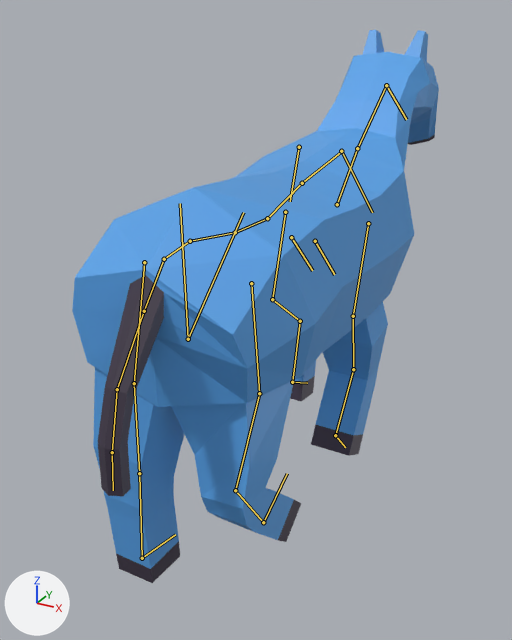
Renders of the Blender file assets/models/player.blend from each side of a commit.
Camera for both pictures: a 50 mm lens placed at (0.755, -1.46, 0.54), pointed at (-0.099, 0.091, -0.236). The axes (+X, +Y, +Z) are drawn at lower left. The lights are the same throughout. Both versions are drawn at frame 1 of the action 'run.001'; the numbers are the values there. The bones that bend it are drawn over the model as lines.

Names of what the first picture shows: 'Player'.
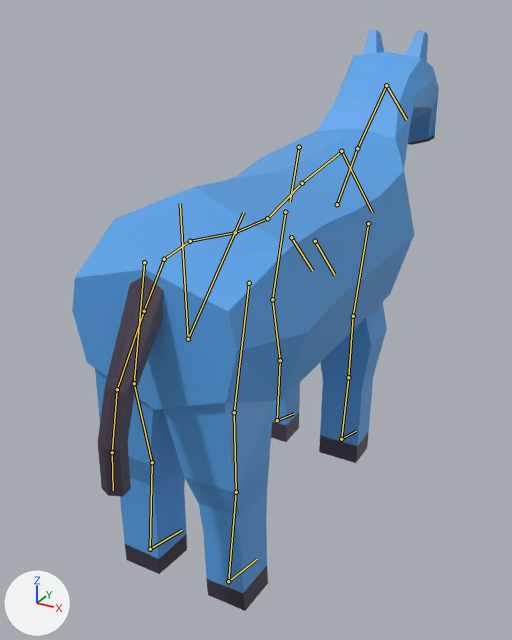
The change in detail:
Bone 'front_shin.L' (bone_front_shin_l) turns from (-44, 3, 1) to (0, 0, 0) degrees about its own x, y and z.
Bone 'front_foot.L' (bone_front_foot_l) turns from (53, -1, 0) to (0, 0, 0) degrees about its own x, y and z.
Bone 'front_shin.R' (bone_front_shin_r) turns from (-11, -1, 0) to (0, 0, 0) degrees about its own x, y and z.
Bone 'front_foot.R' (bone_front_foot_r) turns from (38, 1, 0) to (0, 0, 0) degrees about its own x, y and z.
Bone 'shin.L' (bone_shin_l) turns from (12, -1, -1) to (0, 0, 0) degrees about its own x, y and z.
Bone 'foot.L' (bone_foot_l) turns from (-16, 0, 0) to (0, 0, 0) degrees about its own x, y and z.
Bone 'thigh.R' (bone_thigh_r) moves from (0.0, 0.002, -0.01) to (0.0, 0.0, 0.0).
Bone 'thigh.R' (bone_thigh_r) turns from (-22, 0, 0) to (0, 0, 0) degrees about its own x, y and z.
Bone 'shin.R' (bone_shin_r) turns from (50, 2, 3) to (0, 0, 0) degrees about its own x, y and z.
Bone 'foot.R' (bone_foot_r) turns from (-74, 0, 1) to (0, 0, 0) degrees about its own x, y and z.

Boxes (x1, y1, x2, y2) around the edits, measured in the pictures (512 x 640 px):
'Player', posed: before (72, 30, 439, 583); after (72, 30, 439, 611)
bone 'front_shin.L', root to tip: before (272, 299) to (300, 321); after (272, 299) to (280, 360)
bone 'front_foot.L', root to tip: before (300, 321) to (292, 382); after (280, 360) to (277, 420)
bone 'front_shin.R', root to tip: before (353, 316) to (353, 369); after (353, 316) to (348, 377)
bone 'front_foot.R', root to tip: before (353, 369) to (335, 435); after (348, 377) to (341, 439)
bone 'shin.L', root to tip: before (134, 383) to (139, 473); after (134, 383) to (152, 462)
bone 'foot.L', root to tip: before (139, 473) to (142, 558); after (152, 462) to (150, 549)
bone 'thigh.R', root to tip: before (251, 283) to (259, 393); after (249, 283) to (234, 412)
bone 'shin.R', root to tip: before (259, 393) to (235, 490); after (234, 412) to (236, 492)
bone 'foot.R', root to tip: before (235, 490) to (263, 522); after (236, 492) to (228, 581)
